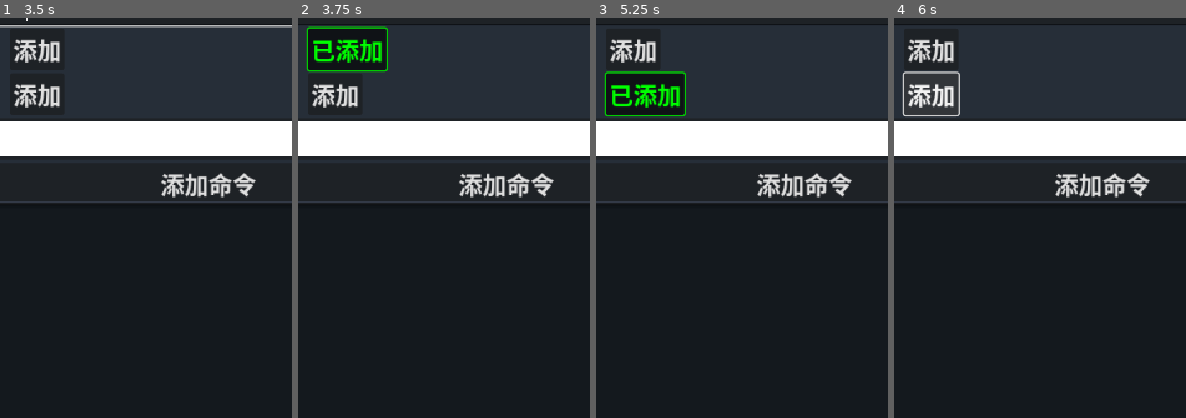
Above: before the commit, frames 1-4 (left to right).
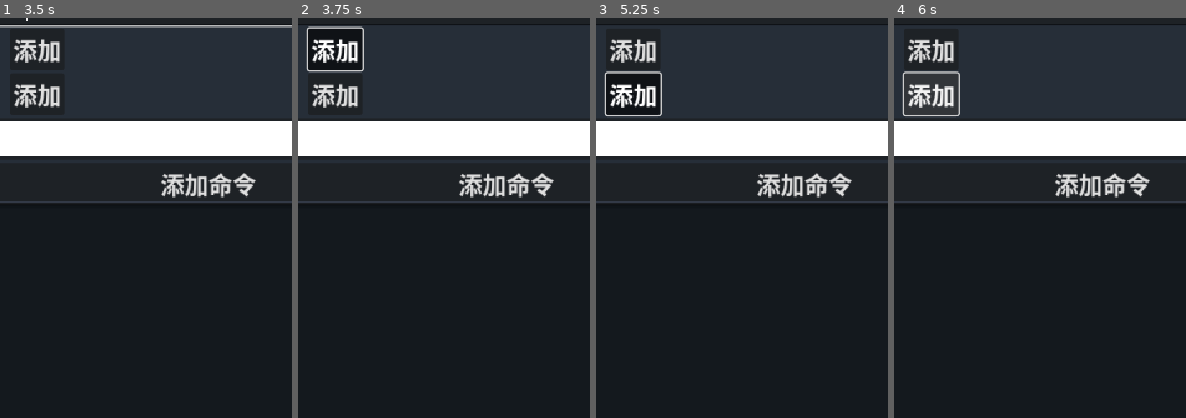
Above: after the commit, the same moments.

Repository: shumengya/MengyaFarmAdmin
Game: Godot game, scene res://mengya_farm_admin.tscn
The game is run twice, just before and just after one commit, with the same random seed, the same clock (stepped at 60 frames per second) and the same inputs.
Inputs (mouse positions are % of the whole screen's width and height, from its top left):
- Up to frame 1 (3.5 s): click (43, 19) at 0.52 s; type "12" at 0.6 s; click "🚀 发送" at 1.25 s; click "➕添加命令" at 2 s; click (56, 28) at 2.77 s; type "Alex" at 2.85 s; click (56, 33) at 3 s; type "12" at 3.08 s
- Up to frame 2 (3.75 s): click "添加" at 3.5 s
- Up to frame 3 (5.25 s): click "已添加" (after the commit: "添加") at 4.25 s; click "添加" at 5 s
- Up to frame 4 (6 s): click "已添加" (after the commit: "添加") at 5.75 s
The pictures show only the part of the screen within x 14-64%, y 35-85%; the shares and areas given below are measured in that part.

Frame 1 is identical in both runs. In frame 2, 2.2% of the frame differs, in the area x 2-31%, y 2-14%; in frame 3, 2.1%; in frame 4, nothing differs.

Commit message:
添加README说明文件

Diff:
--- a/add_quick_cmd_panel.gd
+++ b/add_quick_cmd_panel.gd
@@ -78,23 +78,3 @@
 	is_editing = true
 	editing_index = index
 	self.show()
-
-
-func _on_arg_1_toggled(toggled_on: bool) -> void:
-	if toggled_on:
-		arg_1.text = "已添加"
-		arg_1.modulate = Color.GREEN
-	else:
-		arg_1.text = "添加"
-		arg_1.modulate = Color.WHITE
-	pass
-
-
-func _on_arg_2_toggled(toggled_on: bool) -> void:
-	if toggled_on:
-		arg_2.text = "已添加"
-		arg_2.modulate = Color.GREEN
-	else:
-		arg_2.text = "添加"
-		arg_2.modulate = Color.WHITE
-	pass
Not shown, added: README.md
